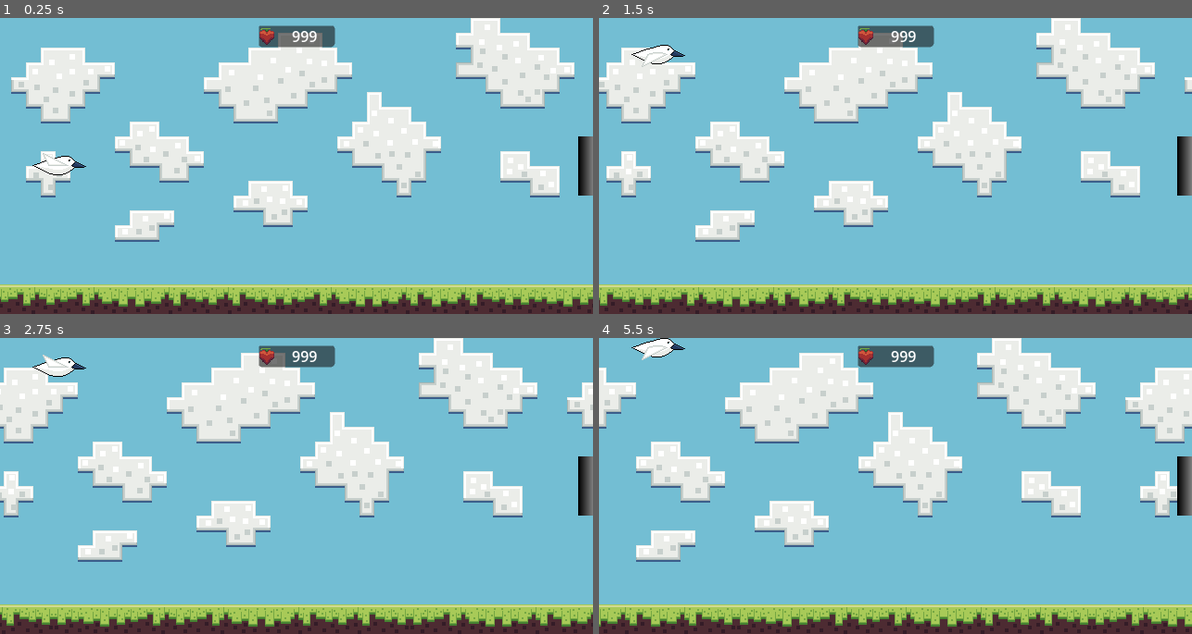
Above: before the commit, frames 1-4 (two rows, left to right).
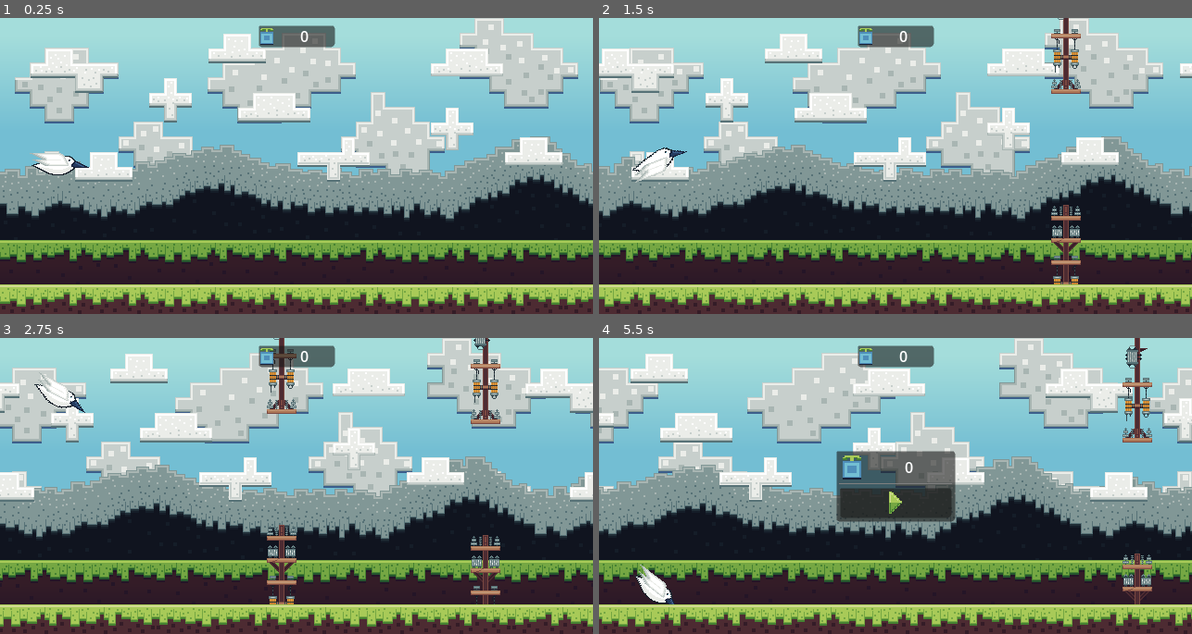
Above: after the commit, the same moments.

Repository: VirtualG450/wing-flapper
Game: Godot game, scene res://Scenes/GameRoot.tscn
Two runs of this game, one before a commit and one after it. Both use one fixed random seed, a clock stepped at 60 frames per second and the inputs below.
Inputs (mouse positions are in pixels of both pictures, inside the frame that each line leads up to):
- Up to frame 1 (0.25 s): no input
- Up to frame 2 (1.5 s): move the mouse to (1025, 151) at 0.52 s; press the mouse at (1025, 151) at 0.53 s; move the mouse to (776, 180) at 1.27 s; release the mouse at (776, 180) at 1.28 s; click (776, 180) at 1.35 s
- Up to frame 3 (2.75 s): click (177, 500) at 1.52 s; click (177, 500) at 1.82 s; move the mouse to (355, 420) at 2.02 s; press the mouse at (355, 420) at 2.03 s
- Up to frame 4 (5.5 s): move the mouse to (865, 545) at 2.77 s; release the mouse at (865, 545) at 2.78 s; click (865, 545) at 2.85 s; click (865, 545) at 3.02 s; click (865, 545) at 3.32 s; move the mouse to (1073, 530) at 3.52 s; press the mouse at (1073, 530) at 3.53 s; release the mouse at (1073, 530) at 4.25 s; click (895, 500) at 4.27 s; move the mouse to (717, 441) at 5.02 s; click (717, 441) at 5.1 s; click (717, 441) at 5.27 s

The runs differ from the first frame. In frame 1, 74% of the frame differs, in the area x 0-100%, y 0-100%; in frame 2, 75%; in frame 3, 75%; in frame 4, 78%.

Commit message:
0.2.0 Area 1 + Gráficos
Terminado los gráficos del area 1.

Añadido animacion basica de cambio de area.

incrementado la altura maxima de los obstaculos a la hora de aleatorizar altura.

Añadido un Area2D para que cuando el pajaro pase un obstaculo se sumen puntos.

Diff:
--- a/Scenes/GameRoot.tscn
+++ b/Scenes/GameRoot.tscn
@@ -9,6 +9,9 @@
 [ext_resource type="Texture2D" uid="uid://ckgihqhfnndih" path="res://Assets/Graphics/FarDetailsAtlas.png" id="4_7vkth"]
 [ext_resource type="Texture2D" uid="uid://dwuo17ot1xbh2" path="res://Assets/Graphics/FloorAtlas.png" id="4_gk1q0"]
 [ext_resource type="Script" uid="uid://bbj4k3asr6vwe" path="res://Script/bird.gd" id="5_o8ewf"]
+[ext_resource type="Texture2D" uid="uid://i04bfpktg7by" path="res://Assets/Graphics/CloseDetailsAtlas.png" id="7_ppc7m"]
+[ext_resource type="Script" uid="uid://c3un3y1t8u2ag" path="res://Script/wall_manager.gd" id="9_58i56"]
+[ext_resource type="Texture2D" uid="uid://imfy8enitm2u" path="res://Assets/Graphics/AreaDecorAtlas.png" id="12_l7tus"]
 
 [sub_resource type="AtlasTexture" id="AtlasTexture_qwuey"]
 atlas = ExtResource("3_2m18y")
@@ -16,23 +19,18 @@
 
 [sub_resource type="AtlasTexture" id="AtlasTexture_aob1w"]
 atlas = ExtResource("4_7vkth")
+region = Rect2(0, 0, 640, 320)
+
+[sub_resource type="AtlasTexture" id="AtlasTexture_58i56"]
+atlas = ExtResource("7_ppc7m")
 region = Rect2(0, 0, 640, 320)
 
 [sub_resource type="AtlasTexture" id="AtlasTexture_hyb4l"]
 atlas = ExtResource("1_rqi4g")
 region = Rect2(64, 0, 64, 32)
 
-[sub_resource type="RectangleShape2D" id="RectangleShape2D_hyb4l"]
-size = Vector2(58, 22)
-
-[sub_resource type="Gradient" id="Gradient_rqi4g"]
-
-[sub_resource type="GradientTexture2D" id="GradientTexture2D_hyb4l"]
-gradient = SubResource("Gradient_rqi4g")
-width = 32
-
-[sub_resource type="RectangleShape2D" id="RectangleShape2D_i88v6"]
-size = Vector2(32, 96)
+[sub_resource type="CapsuleShape2D" id="CapsuleShape2D_ppc7m"]
+height = 32.0
 
 [sub_resource type="AtlasTexture" id="AtlasTexture_2m18y"]
 atlas = ExtResource("4_gk1q0")
@@ -40,6 +38,10 @@
 
 [sub_resource type="RectangleShape2D" id="RectangleShape2D_awmvw"]
 size = Vector2(640, 32)
+
+[sub_resource type="AtlasTexture" id="AtlasTexture_ffosx"]
+atlas = ExtResource("12_l7tus")
+region = Rect2(0, 0, 640, 320)
 
 [node name="GameRoot" type="Node2D" unique_id=1650920252]
 script = ExtResource("1_aob1w")
@@ -167,7 +169,7 @@
 autoscroll = Vector2(-16, 0)
 repeat_times = 2
 
-[node name="Sprite2D" type="Sprite2D" parent="AreaSky" unique_id=1681298798]
+[node name="SkySprite" type="Sprite2D" parent="AreaSky" unique_id=1681298798]
 texture = SubResource("AtlasTexture_qwuey")
 centered = false
 
@@ -176,7 +178,7 @@
 autoscroll = Vector2(-32, 0)
 repeat_times = 2
 
-[node name="Sprite2D" type="Sprite2D" parent="AreaFarDetails" unique_id=1490180824]
+[node name="FarSprite" type="Sprite2D" parent="AreaFarDetails" unique_id=1490180824]
 texture = SubResource("AtlasTexture_aob1w")
 centered = false
 
@@ -184,11 +186,16 @@
 repeat_size = Vector2(640, 0)
 repeat_times = 2
 
-[node name="Sprite2D" type="Sprite2D" parent="AreaCloseDetails" unique_id=1889126040]
+[node name="CloseSprite" type="Sprite2D" parent="AreaCloseDetails" unique_id=1889126040]
+texture = SubResource("AtlasTexture_58i56")
+centered = false
+
+[node name="WallManager" type="Node2D" parent="." unique_id=1948477031]
+script = ExtResource("9_58i56")
 
 [node name="Bird" type="CharacterBody2D" parent="." unique_id=751255335]
 position = Vector2(64, 160)
-collision_layer = 3
+collision_layer = 4
 collision_mask = 3
 motion_mode = 1
 script = ExtResource("5_o8ewf")
@@ -197,18 +204,9 @@
 texture = SubResource("AtlasTexture_hyb4l")
 
 [node name="Hitbox" type="CollisionShape2D" parent="Bird" unique_id=1606612235]
-shape = SubResource("RectangleShape2D_hyb4l")
-
-[node name="WallManager" type="Node2D" parent="." unique_id=1948477031]
-
-[node name="Wall1" type="StaticBody2D" parent="WallManager" unique_id=916139757 groups=["Walls"]]
-position = Vector2(640, 160)
-
-[node name="WallSprite" type="Sprite2D" parent="WallManager/Wall1" unique_id=187182178]
-texture = SubResource("GradientTexture2D_hyb4l")
-
-[node name="TopHitbox" type="CollisionShape2D" parent="WallManager/Wall1" unique_id=1539289768]
-shape = SubResource("RectangleShape2D_i88v6")
+position = Vector2(0, -0.5)
+rotation = 1.5707964
+shape = SubResource("CapsuleShape2D_ppc7m")
 
 [node name="Floor" type="StaticBody2D" parent="." unique_id=165317536]
 unique_name_in_owner = true
@@ -220,7 +218,7 @@
 autoscroll = Vector2(-200, 0)
 repeat_times = 2
 
-[node name="Sprite2D" type="Sprite2D" parent="Floor/Parallax2D" unique_id=1233289217]
+[node name="FloorSprite" type="Sprite2D" parent="Floor/Parallax2D" unique_id=1233289217]
 texture = SubResource("AtlasTexture_2m18y")
 
 [node name="FlootHitbox" type="CollisionShape2D" parent="Floor" unique_id=1387019897]
@@ -230,7 +228,8 @@
 repeat_size = Vector2(640, 0)
 repeat_times = 2
 
-[node name="Sprite2D" type="Sprite2D" parent="AreaDecor" unique_id=918945086]
+[node name="AreaSprite" type="Sprite2D" parent="AreaDecor" unique_id=918945086]
+texture = SubResource("AtlasTexture_ffosx")
 
 [node name="Ceiling" type="StaticBody2D" parent="." unique_id=1263469236]
 position = Vector2(320, -16)
--- /dev/null
+++ b/Scenes/Wall.tscn
@@ -0,0 +1,36 @@
+[gd_scene format=3 uid="uid://3xu8bkear3fj"]
+
+[ext_resource type="Texture2D" uid="uid://dwm2jj376ovub" path="res://Assets/Graphics/WallAtlas.png" id="1_2p0br"]
+
+[sub_resource type="AtlasTexture" id="AtlasTexture_l7tus"]
+resource_local_to_scene = true
+atlas = ExtResource("1_2p0br")
+region = Rect2(0, 0, 32, 480)
+
+[sub_resource type="RectangleShape2D" id="RectangleShape2D_i88v6"]
+size = Vector2(32, 180)
+
+[sub_resource type="RectangleShape2D" id="RectangleShape2D_2p0br"]
+size = Vector2(32, 120)
+
+[node name="Wall1" type="StaticBody2D" unique_id=1794116894 groups=["Walls"]]
+
+[node name="WallSprite" type="Sprite2D" parent="." unique_id=1301273700]
+texture = SubResource("AtlasTexture_l7tus")
+
+[node name="TopHitbox" type="CollisionShape2D" parent="." unique_id=1211881238]
+position = Vector2(0, -150)
+shape = SubResource("RectangleShape2D_i88v6")
+
+[node name="BottomHitbox" type="CollisionShape2D" parent="." unique_id=991972453]
+position = Vector2(0, 150)
+shape = SubResource("RectangleShape2D_i88v6")
+
+[node name="ScoreArea" type="Area2D" parent="." unique_id=820355405]
+collision_layer = 0
+collision_mask = 4
+input_pickable = false
+monitorable = false
+
+[node name="CollisionShape2D" type="CollisionShape2D" parent="ScoreArea" unique_id=874997310]
+shape = SubResource("RectangleShape2D_2p0br")
--- a/Script/bird.gd
+++ b/Script/bird.gd
@@ -7,7 +7,7 @@
 @onready var bird_sprite : Sprite2D = $Body
 
 # Movement settings
-const jump_force := 8.0
+const jump_force := 6.0
 const fall_force := 16.0
 var is_dead := false
 # Animations
@@ -36,7 +36,7 @@
 # Movement
 
 func _unhandled_input(event):
-	if event.is_action_pressed("bird_jump"):
+	if event.is_action_pressed("bird_jump") and not is_dead:
 		velocity.y = -jump_force
 		_wing_flap()
 
@@ -44,6 +44,7 @@
 	velocity.y += fall_force * delta
 	velocity.y = clampf(velocity.y, -fall_force * 2, fall_force * 2)
 	_check_collider( move_and_collide(velocity) )
+	look_at(global_position + Vector2(10, velocity.y))
 
 func _check_collider(collision:KinematicCollision2D) -> void:
 	if not collision:
@@ -52,6 +53,7 @@
 	if body == floor_body or body.is_in_group("Walls"):
 		disable_bird()
 		game_manager.game_over()
+		is_dead = true
 
 # Animations
 
--- a/Script/game_root.gd
+++ b/Script/game_root.gd
@@ -1,10 +1,49 @@
 extends Node2D
 class_name GameManager
-
+# Other nodes
 @onready var bird_node : Bird = $Bird
 @onready var hud_node : HUDLayer = $HUD
+@onready var wall_manager : WallManager = $WallManager
+# Parallaxes
+@onready var sky_parallax : Parallax2D = $AreaSky
+@onready var sky_sprite : Sprite2D = $AreaSky/SkySprite
 
+@onready var far_parallax : Parallax2D = $AreaFarDetails
+@onready var far_sprite : Sprite2D = $AreaFarDetails/FarSprite
+
+@onready var close_parallax : Parallax2D = $AreaCloseDetails
+@onready var close_sprite : Sprite2D = $AreaCloseDetails/CloseSprite
+
+@onready var floor_parallax : Parallax2D = $Floor/Parallax2D
+@onready var floor_sprite : Sprite2D = $Floor/Parallax2D/FloorSprite
+
+@onready var decor_parallax : Parallax2D = $AreaDecor
+@onready var decor_sprite : Sprite2D = $AreaDecor/AreaSprite
+
+# Parallax references
+const area_rects : Array[Rect2] = [
+	Rect2(0, 0, 640, 320),
+	Rect2(0, 320, 640, 320),
+	Rect2(0, 640, 640, 320),
+	Rect2(0, 960, 640, 320),
+	Rect2(0, 1280, 640, 320)
+]
+const floor_rects : Array[Rect2] = [
+	Rect2(0, 0, 640, 32),
+	Rect2(0, 32, 640, 32),
+	Rect2(0, 64, 640, 32),
+	Rect2(0, 96, 640, 32),
+	Rect2(0, 128, 640, 32),
+]
+# Game state
 var points := 0
+var last_area := 0
+# Animations
+var tween1 : Tween
+const time1 := 0.5
+
+func _ready():
+	stop_parallaxes()
 
 # Wait for initial press to enable the bird, only at game start.
 func _unhandled_input(event):
@@ -12,13 +51,74 @@
 		set_process_unhandled_input(false)
 		bird_node.enable_bird()
 		hud_node.hide_anim()
+		wall_manager.start_walls()
+		start_parallaxes()
+
+# Game state control
 
 ## Show game over mini menu
 func game_over() -> void:
 	hud_node.show_anim()
+	wall_manager.stop_walls()
+	stop_parallaxes()
 
-## Restarts bird and points
+## Restarts game states
 func restart_game() -> void:
 	points = 0
+	last_area = 0
+	hud_node.update_point_coutner()
+	wall_manager.restart_walls()
+	wall_manager.start_walls()
 	bird_node.restart_bird()
 	bird_node.enable_bird()
+	start_parallaxes()
+	set_parallax_area(0,true)
+
+func point_scored() -> void:
+	points += 1
+	hud_node.update_point_coutner()
+	# Change the parallax to the relevant area
+	if points >= 50 and points < 150 and last_area != 1:
+		set_parallax_area(1)
+	elif points >= 150 and points < 300 and last_area != 2:
+		set_parallax_area(2)
+	elif points >= 300 and points < 450 and last_area != 3:
+		set_parallax_area(3)
+	elif points >= 450 and points < 600 and last_area != 4:
+		set_parallax_area(4)
+
+# Parallax control
+
+func start_parallaxes() -> void:
+	sky_parallax.autoscroll.x = -16
+	far_parallax.autoscroll.x = -32
+	close_parallax.autoscroll.x = -48
+	decor_parallax.autoscroll.x = -64
+	floor_parallax.autoscroll.x = -200
+
+## Changes the parallax environment aera [Farm, Forest, Temple, Sky, Space]
+func set_parallax_area(area:int,instant:bool = false) -> void:
+	last_area = area
+	if instant:
+		sky_sprite.texture.region = area_rects[area]
+		far_sprite.texture.region = area_rects[area]
+		close_sprite.texture.region = area_rects[area]
+		floor_sprite.texture.region = floor_rects[area]
+		decor_sprite.texture.region = area_rects[area]
+		return
+	# Change parallaxes with animations
+	if tween1:
+		tween1.kill()
+	tween1 = create_tween()
+	tween1.tween_property(sky_sprite,"texture:region", area_rects[area], time1)
+	tween1.tween_property(far_sprite,"texture:region", area_rects[area], time1)
+	tween1.tween_property(close_sprite,"texture:region", area_rects[area], time1)
+	tween1.tween_property(floor_sprite,"texture:region", floor_rects[area], time1)
+	tween1.tween_property(decor_sprite,"texture:region", area_rects[area], time1)
+
+func stop_parallaxes() -> void:
+	sky_parallax.autoscroll.x = 0
+	far_parallax.autoscroll.x = 0
+	close_parallax.autoscroll.x = 0
+	decor_parallax.autoscroll.x = 0
+	floor_parallax.autoscroll.x = 0
--- a/Script/hud.gd
+++ b/Script/hud.gd
@@ -3,6 +3,7 @@
 
 @onready var game_manager : GameManager = $".."
 @onready var main_hud_node : Control = $Control
+@onready var point_counter : Label = %PointCounter
 
 @onready var game_over_panel : PanelContainer = %GameOverPanel
 @onready var game_over_score : Label = %GameOverScore
@@ -18,6 +19,9 @@
 	initial_state()
 
 func initial_state() -> void:
+	# Point counter
+	point_counter.text = str(0)
+	# Game over panel
 	game_over_panel.hide()
 	game_over_panel.pivot_offset_ratio = Vector2(0.5, 0.5)
 	game_over_panel.scale = Vector2.ZERO
@@ -41,7 +45,16 @@
 	tween1.tween_property(game_over_panel,"visible", false, time1)
 	tween1.tween_property(game_over_panel,"scale", Vector2.ZERO, time1)
 
+# Replay button
+
 func _on_replay_button_pressed():
 	replay_button.disabled = true
 	hide_anim()
 	game_manager.restart_game()
+
+# Point counter
+
+func update_point_coutner() -> void:
+	point_counter.text = str(game_manager.points)
+
+#
--- /dev/null
+++ b/Script/wall_manager.gd
@@ -0,0 +1,100 @@
+extends Node2D
+class_name WallManager
+# References
+@onready var game_manager : GameManager = $".."
+var wall_nodes : Array[StaticBody2D] = []
+var wall_scene : PackedScene = preload("uid://3xu8bkear3fj")
+# Wall behaviour
+const wall_speed := 160.0
+const y_range : Array[float] = [58, 210]
+const wall_spacing := 220.0
+var last_wall : StaticBody2D
+const wall_rects : Array[Rect2] = [
+	Rect2(0, 0, 32, 480),
+	Rect2(32, 0, 32, 480),
+	Rect2(64, 0, 32, 480),
+	Rect2(96, 0, 32, 480),
+	Rect2(128, 0, 32, 480),
+]
+
+# Initial loading
+
+func _ready():
+	set_process(false)
+	_create_walls()
+
+func _create_walls() -> void:
+	var last_pos := 640.0 + 16
+	for i in 5:
+		var new_wall : StaticBody2D = wall_scene.instantiate()
+		var score_area : Area2D = new_wall.get_node("ScoreArea")
+		score_area.body_exited.connect(_bird_passed)
+		new_wall.global_position.x = last_pos
+		last_pos += wall_spacing
+		_reposition_wall(new_wall, true)
+		add_child(new_wall)
+		wall_nodes.append(new_wall)
+	last_wall = wall_nodes[ wall_nodes.size() - 1 ]
+
+# Wall restart after game over
+
+## Repositions all walls to the right, randomizes Y and retextures.
+func restart_walls() -> void:
+	var last_pos := 640.0 + 16.0
+	for wall in wall_nodes:
+		wall.global_position.x = last_pos
+		last_pos += wall_spacing
+		_reposition_wall(wall, true)
+		_retexture_wall(wall)
+	last_wall = wall_nodes[ wall_nodes.size() - 1 ]
+
+# Main behaviour control
+
+func start_walls() -> void:
+	set_process(true)
+
+func stop_walls() -> void:
+	set_process(false)
+
+# Main behaviour loop
+
+func _process(delta):
+	_move_walls(delta)
+
+## Move the walls towards left, reposition to right and randomize Y position, update texture.
+func _move_walls(delta:float) -> void:
+	for wall in wall_nodes:
+		# Move the wall to the left over time
+		wall.global_position.x -= wall_speed * delta
+		# Reposition to right when left is reached
+		if wall.global_position.x <= -32:
+			_reposition_wall(wall)
+			_retexture_wall(wall)
+
+## Repositions the wall to the right side and randomizes height.
+func _reposition_wall(wall:StaticBody2D, only_height:bool = false) -> void:
+	if not only_height:
+		wall.global_position.x = last_wall.global_position.x + wall_spacing
+		last_wall = wall
+	wall.global_position.y = randf_range( y_range[0], y_range[1] )
+
+## Changes given wall's texture based on game_manager current points.
+func _retexture_wall(wall:StaticBody2D) -> void:
+	# Get sprite reference
+	var wall_texture : Sprite2D = wall.get_node_or_null("WallSprite")
+	# Change texture to the relevant area
+	if game_manager.last_area == 0:
+		wall_texture.texture.region = wall_rects[0]
+	elif game_manager.last_area == 1:
+		wall_texture.texture.region = wall_rects[1]
+	elif game_manager.last_area == 2:
+		wall_texture.texture.region = wall_rects[2]
+	elif game_manager.last_area == 3:
+		wall_texture.texture.region = wall_rects[3]
+	elif game_manager.last_area == 4:
+		wall_texture.texture.region = wall_rects[4]
+
+# Bird pass
+
+func _bird_passed(_body:Node2D) -> void:
+	game_manager.point_scored()
--- a/project.godot
+++ b/project.godot
@@ -52,6 +52,7 @@
 
 2d_physics/layer_1="Floor"
 2d_physics/layer_2="Walls"
+2d_physics/layer_3="Bird"
 
 [physics]
 
Binary file added: Assets/Graphics/AreaDecorAtlas.png
Not shown, added: Assets/Graphics/AreaDecorAtlas.png.import
Binary file changed: Assets/Graphics/Berry.png
Binary file changed: Assets/Graphics/Bird.png
Binary file added: Assets/Graphics/CloseDetailsAtlas.png
Not shown, added: Assets/Graphics/CloseDetailsAtlas.png.import
Binary file changed: Assets/Graphics/FarDetailsAtlas.png
Binary file changed: Assets/Graphics/PlayButton.png
Binary file changed: Assets/Graphics/SkyAtlas.png
Binary file added: Assets/Graphics/WallAtlas.png
Not shown, added: Assets/Graphics/WallAtlas.png.import
Not shown, added: Script/wall_manager.gd.uid
